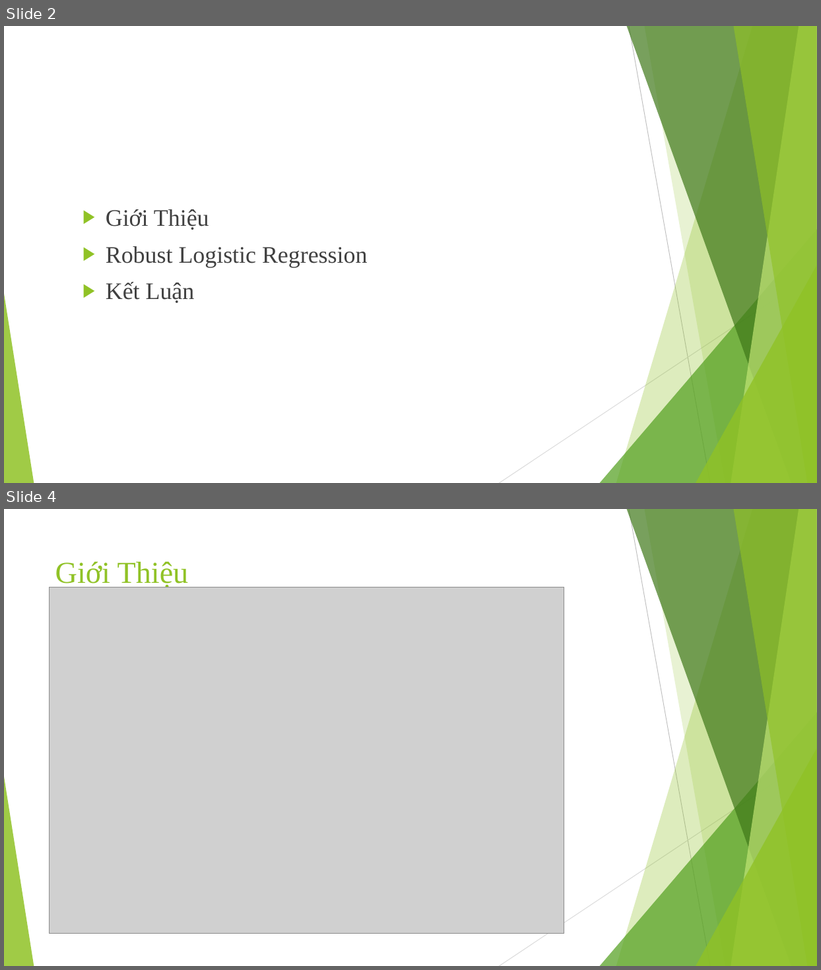
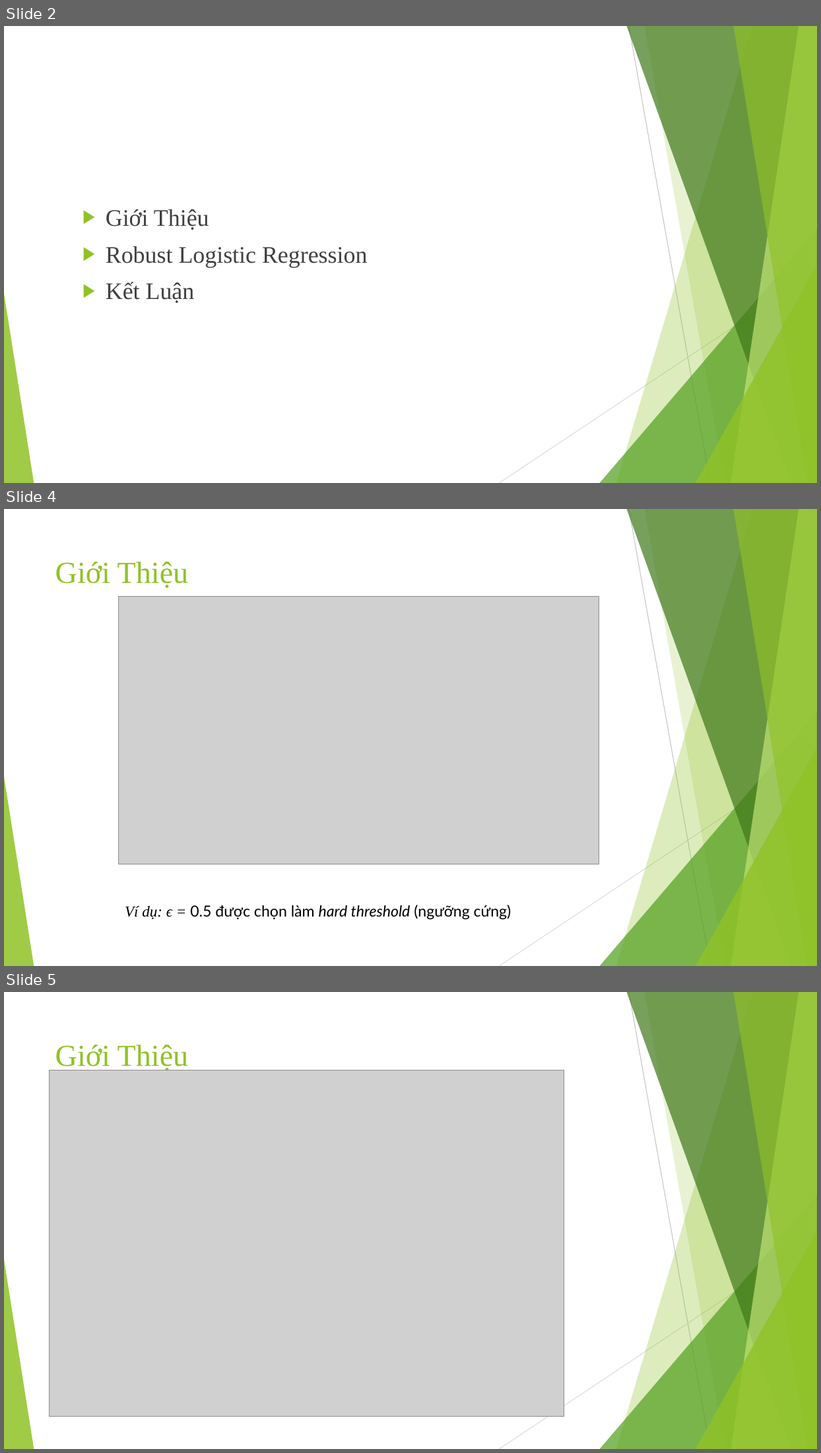
Before and after one commit to giangptdev/Project-3, a slide deck: slides.pptx. Shown one above the other, each under a label of ours: slides 2 and 4 before the commit, slides 2, 4 and 5 after it; the slides between them are not shown. The pictures are 821x970 and 821x1453 pixels, drawn with LibreOffice and Linux fonts; fonts in the diff are those of the drawing; grey boxes stand for pictures. Boxes give left, top, right and bottom in pixels: in the first picture for what was removed or moved away, otherwise in the second. Text is boxed around its words. In the diff, an @@ line names an element or a change of style, - is before the commit and + after.

```diff
--- a/slides.pptx
+++ b/slides.pptx
@@ slide 4 added at (4, 509, 817, 966), background #FFFFFF; not listed: 10 template elements that a slide beside it also shows @@
@@ title added at (55, 562, 189, 588), 36 pt, text #90C226 @@
+Giới Thiệu
@@ picture added at (119, 596, 599, 864) @@
@@ text added at (125, 905, 512, 920), 18 pt, text #000000 @@
+Ví dụ: ϵ = 0.5 được chọn làm hard threshold (ngưỡng cứng)
@@ what was slide 4 is now slide 5 @@
```
Also in this commit, not shown: 2 slides changed.
